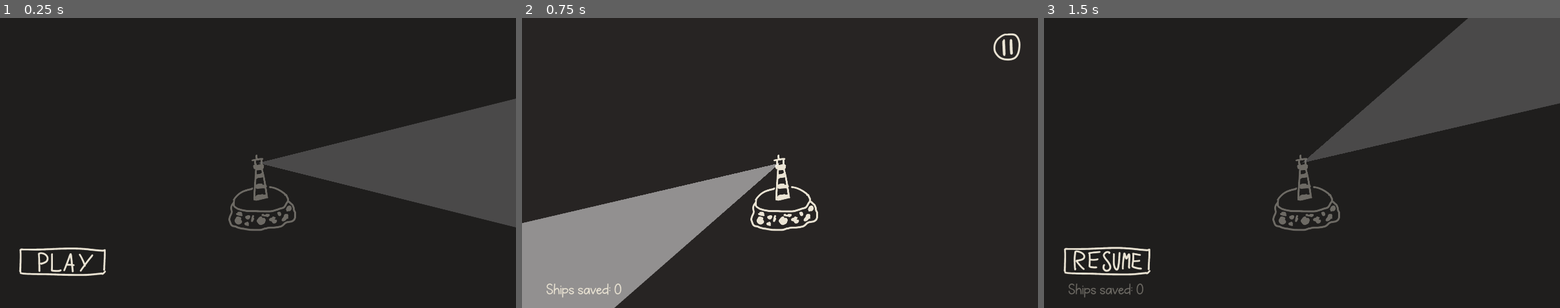
Above: before the commit, frames 1-3 (left to right).
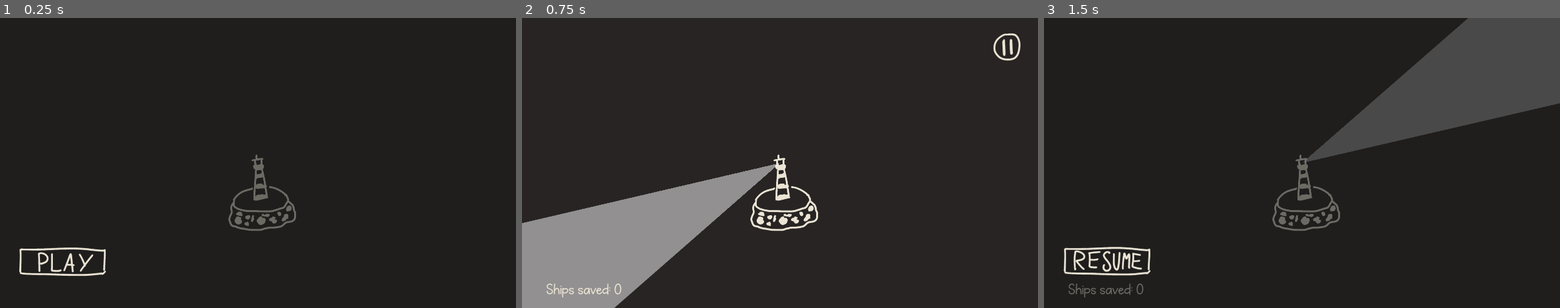
Above: after the commit, the same moments.

Repository: rajariandhana/IGI-Game-Jam-2025
Game: Godot game, scene res://scenes/game.tscn
Two runs of this game, one before a commit and one after it. Both use one fixed random seed, a clock stepped at 60 frames per second and the inputs below. The engine's default icon, where the game draws it, is replaced by a stand-in: a white triangle on a blue panel in a dark square.
Inputs (mouse positions are in pixels of both pictures, inside the frame that each line leads up to):
- Up to frame 1 (0.25 s): no input
- Up to frame 2 (0.75 s): click (583, 261) at 0.5 s
- Up to frame 3 (1.5 s): click (1529, 47) at 1.25 s

The runs differ from the first frame. In frame 1, 11% of the frame differs, in the area x 50-100%, y 27-73%; in frame 2, nothing differs; in frame 3, nothing differs.

Commit message:
Audio: music sfx

Diff:
--- /dev/null
+++ b/default_bus_layout.tres
@@ -0,0 +1,15 @@
+[gd_resource type="AudioBusLayout" format=3 uid="uid://dst370lfqt6hc"]
+
+[resource]
+bus/1/name = &"Music"
+bus/1/solo = false
+bus/1/mute = false
+bus/1/bypass_fx = false
+bus/1/volume_db = 0.0
+bus/1/send = &"Master"
+bus/2/name = &"SFX"
+bus/2/solo = false
+bus/2/mute = false
+bus/2/bypass_fx = false
+bus/2/volume_db = 0.0
+bus/2/send = &"Master"
--- a/scenes/game.tscn
+++ b/scenes/game.tscn
@@ -1,8 +1,9 @@
-[gd_scene load_steps=17 format=3 uid="uid://cmfudhahwgb1l"]
+[gd_scene load_steps=18 format=3 uid="uid://cmfudhahwgb1l"]
 
 [ext_resource type="Script" uid="uid://c1uqne0i5tuli" path="res://scripts/game.gd" id="1_ir15t"]
 [ext_resource type="Script" uid="uid://sdvip6280y30" path="res://scripts/lighthouse.gd" id="2_ca42v"]
 [ext_resource type="Texture2D" uid="uid://c0kcisdb8sd7t" path="res://graphics/lighthouse.png" id="3_rysoc"]
+[ext_resource type="PackedScene" uid="uid://dfbs2l8s8tjay" path="res://scenes/music.tscn" id="4_ca42v"]
 [ext_resource type="Script" uid="uid://ybhhryggl43w" path="res://scripts/ui_manager.gd" id="4_ssvqc"]
 [ext_resource type="Texture2D" uid="uid://3wkdaevhd7qg" path="res://graphics/btn-pause.png" id="5_264po"]
 [ext_resource type="Texture2D" uid="uid://bf8qr0ashcyga" path="res://graphics/btn-pause-hover.png" id="6_1kice"]
@@ -57,6 +58,14 @@
 wait_time = 5.0
 
 [node name="Followers" type="Node2D" parent="."]
+
+[node name="Music_Main" parent="." instance=ExtResource("4_ca42v")]
+
+[node name="SFX_Click" type="AudioStreamPlayer2D" parent="."]
+process_mode = 3
+position = Vector2(-960, -540)
+stream = ExtResource("15_suyxu")
+bus = &"SFX"
 
 [node name="UIManager" type="Control" parent="."]
 process_mode = 3
@@ -144,9 +153,6 @@
 texture_pressed = ExtResource("14_sww3w")
 texture_hover = ExtResource("14_sww3w")
 
-[node name="Click" type="AudioStreamPlayer2D" parent="UIManager"]
-stream = ExtResource("15_suyxu")
-
 [connection signal="body_entered" from="Lighthouse" to="Lighthouse" method="_on_body_entered"]
 [connection signal="body_exited" from="Lighthouse" to="Lighthouse" method="_on_body_exited"]
 [connection signal="area_entered" from="LH" to="." method="_on_lh_area_entered"]
--- /dev/null
+++ b/scenes/music.tscn
@@ -0,0 +1,8 @@
+[gd_scene load_steps=2 format=3 uid="uid://dfbs2l8s8tjay"]
+
+[ext_resource type="AudioStream" uid="uid://d3bhuiktoqgyg" path="res://music/time_for_adventure.mp3" id="1_05ggv"]
+
+[node name="Music" type="AudioStreamPlayer2D"]
+stream = ExtResource("1_05ggv")
+autoplay = true
+bus = &"Music"
--- a/scripts/game.gd
+++ b/scripts/game.gd
@@ -29,6 +29,10 @@
 @onready var level_timer: Timer = $LevelTimer
 @onready var followers: Node2D = $Followers
 @onready var ui_manager: Control = $UIManager
+@onready var sfx_click: AudioStreamPlayer2D = $SFX_Click
+
+func _ready():
+	get_tree().paused=true
 
 func reset():
 	print("RESETTING GAME")
@@ -105,23 +109,27 @@
 	GAME_STATE=STATES.END
 
 func _on_btn_pause_pressed() -> void:
+	sfx_click.play()
 	#print("_on_btn_pause_pressed")
 	ui_manager.panel_pause()
 	get_tree().paused=true
 	GAME_STATE=STATES.PAUSING
 
 func _on_btn_play_pressed() -> void:
+	sfx_click.play()
 	#print("_on_btn_play_pressed")
-	reset()
+	await reset()
 	start()
 	GAME_STATE=STATES.PLAYING
 
 func _on_btn_tutorial_pressed() -> void:
+	sfx_click.play()
 	pass
 	#print("_on_btn_tutorial_pressed")
 
 
 func _on_btn_resume_pressed() -> void:
+	sfx_click.play()
 	#print("_on_btn_resume_pressed")
 	ui_manager.panel_playing()
 	get_tree().paused=false
Not shown, added: music/time_for_adventure.mp3.import
Not shown, changed: README.md
Not shown, added: music/.DS_Store
Not shown, added: music/time_for_adventure.mp3
